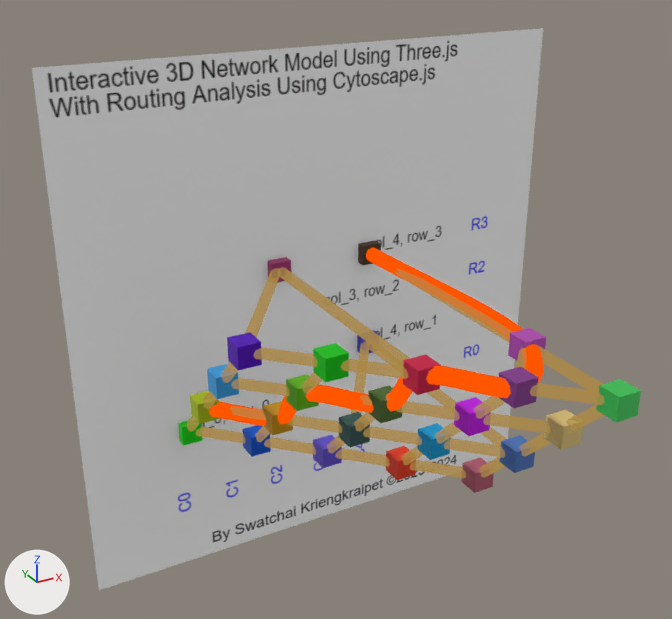
The glTF model threejs_scene2.gltf as it was, and as the next commit left it.
The view is the same before and after, from a camera (50 mm lens) standing at (-8.08, -15.22, 7.48) and looking at (-1.03, -2.4, 1.07). The lights are fixed; the arrows at lower left show +X, +Y and +Z. Where no turn or scale is listed for an object, it has been applied to the vertices. Vertices at the same position are counted once.
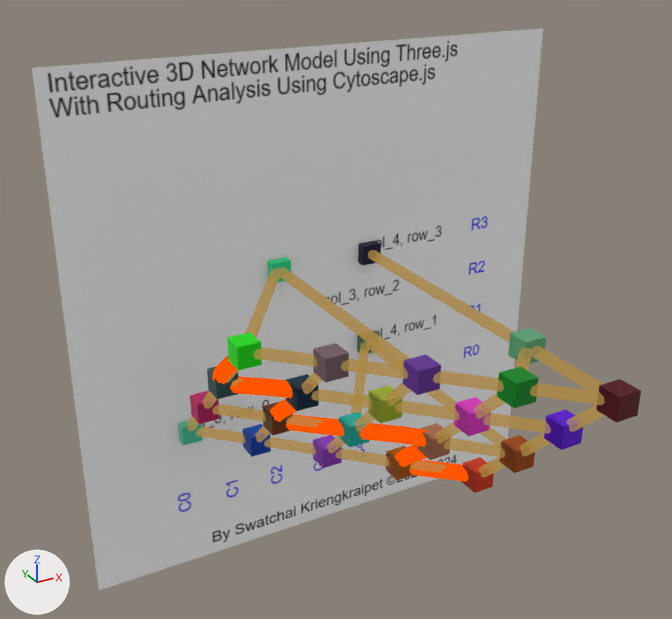
Changed parts and their boxes [x1, y1, x2, y2] in the pictures (672 x 619 px):
```json
{"object": "Mesh_64", "change": "reshaped", "before": [209, 247, 543, 426], "after": [212, 356, 469, 482]}
{"object": "Mesh_33", "change": "recoloured", "before": [596, 379, 641, 423], "after": [596, 379, 641, 423], "on screen": "green to brown"}
{"object": "Mesh_26", "change": "recoloured", "before": [497, 366, 538, 408], "after": [497, 366, 538, 408], "on screen": "purple to green"}
{"object": "Mesh_19", "change": "recoloured", "before": [403, 355, 441, 395], "after": [403, 355, 441, 395], "on screen": "red to purple"}
{"object": "Mesh_12", "change": "recoloured", "before": [313, 343, 349, 382], "after": [313, 343, 349, 382]}
{"object": "Mesh_5", "change": "recoloured", "before": [227, 332, 262, 370], "after": [227, 332, 262, 370], "on screen": "purple to green"}
{"object": "Mesh_31", "change": "recoloured", "before": [544, 410, 583, 450], "after": [544, 410, 583, 450], "on screen": "yellow to purple"}
{"object": "Mesh_29", "change": "recoloured", "before": [499, 435, 535, 473], "after": [499, 435, 535, 473], "on screen": "blue to brown"}
{"object": "Mesh_17", "change": "recoloured", "before": [368, 385, 403, 423], "after": [368, 385, 403, 423], "on screen": "green to yellow"}
{"object": "Mesh_54", "change": "recoloured", "before": [508, 328, 546, 364], "after": [508, 328, 546, 364], "on screen": "pink to green"}
{"object": "Mesh_10", "change": "recoloured", "before": [286, 374, 319, 411], "after": [286, 374, 319, 411], "on screen": "green to blue"}
{"object": "Mesh_22", "change": "recoloured", "before": [417, 423, 451, 460], "after": [417, 423, 451, 460], "on screen": "blue to brown"}
{"object": "Mesh_28", "change": "recoloured", "before": [461, 457, 494, 493], "after": [461, 457, 494, 493], "on screen": "brown to red"}
{"object": "Mesh_3", "change": "recoloured", "before": [207, 364, 239, 399], "after": [207, 364, 239, 399], "on screen": "blue to cyan"}
{"object": "Mesh_15", "change": "recoloured", "before": [339, 412, 370, 447], "after": [339, 412, 370, 447]}
{"object": "Mesh_21", "change": "recoloured", "before": [386, 446, 416, 480], "after": [386, 446, 416, 480], "on screen": "red to brown"}
{"object": "Mesh_1", "change": "recoloured", "before": [190, 391, 220, 424], "after": [190, 391, 220, 424], "on screen": "yellow to purple"}
{"object": "Mesh_8", "change": "recoloured", "before": [263, 401, 293, 435], "after": [263, 401, 293, 435]}
{"object": "Mesh_0", "change": "recoloured", "before": [178, 420, 203, 446], "after": [178, 420, 203, 446]}
```

Edits to the scene script, one JSON object a line:
```json
{"op": "set", "path": "mat_material_0.base_color", "old": "(0.00972, 0.831, 0.00273)", "new": "(0.0976, 0.723, 0.434)", "note": "green #19eb09 -> green #58ddb0"}
{"op": "set", "path": "mat_material_1.base_color", "old": "(0.485, 0.61, 0.00212)", "new": "(0.591, 0.0168, 0.153)", "note": "yellow #b9cd07 -> pink #ca236d"}
{"op": "set", "path": "mat_material_3.base_color", "old": "(0.0545, 0.423, 0.88)", "new": "(0.0331, 0.107, 0.0976)", "note": "blue #42aef1 -> dark cyan #335c58"}
{"op": "set", "path": "mat_material_5.base_color", "old": "(0.107, 0.000911, 0.591)", "new": "(0.0137, 0.939, 0.00304)", "note": "purple #5c03ca -> green #1ff80a"}
{"op": "set", "path": "mat_material_8.base_color", "old": "(0.701, 0.342, 0.00212)", "new": "(0.198, 0.0513, 0.00518)", "note": "yellow #da9e07 -> brown #7b4010"}
{"op": "set", "path": "mat_material_10.base_color", "old": "(0.15, 0.546, 0.00402)", "new": "(0.00121, 0.0307, 0.0685)", "note": "green #6cc30d -> dark blue #04314a"}
{"op": "set", "path": "mat_material_12.base_color", "old": "(0.00439, 0.68, 0.00304)", "new": "(0.227, 0.147, 0.168)", "note": "green #0ed70a -> brown #836b72"}
{"op": "set", "path": "mat_material_15.base_color", "old": "(0.0482, 0.125, 0.112)", "new": "(0.0152, 0.533, 0.423)", "note": "dark cyan #3e635e -> cyan #21c1ae"}
{"op": "set", "path": "mat_material_17.base_color", "old": "(0.0953, 0.184, 0.0307)", "new": "(0.445, 0.539, 0.0252)", "note": "dark green #577731 -> yellow #b2c22c"}
{"op": "set", "path": "mat_material_19.base_color", "old": "(0.745, 0.0116, 0.0782)", "new": "(0.165, 0.0409, 0.381)", "note": "pink #e01c4f -> purple #7139a6"}
{"op": "set", "path": "mat_material_21.base_color", "old": "(1.0, 0.0578, 0.0176)", "new": "(0.503, 0.12, 0.0)", "note": "red #ff4424 -> orange #bc6100"}
{"op": "set", "path": "mat_material_22.base_color", "old": "(0.00212, 0.413, 0.791)", "new": "(0.521, 0.195, 0.0887)", "note": "cyan #07ace6 -> orange #bf7a54"}
{"op": "set", "path": "mat_material_26.base_color", "old": "(0.296, 0.0561, 0.332)", "new": "(0.000607, 0.314, 0.0194)", "note": "purple #94439c -> green #029826"}
{"op": "set", "path": "mat_material_28.base_color", "old": "(0.558, 0.136, 0.202)", "new": "(0.791, 0.0482, 0.0103)", "note": "pink #c5677c -> red #e63e1a"}
{"op": "set", "path": "mat_material_29.base_color", "old": "(0.0953, 0.223, 0.604)", "new": "(0.445, 0.0844, 0.0)", "note": "blue #5782cc -> brown #b25200"}
{"op": "set", "path": "mat_material_31.base_color", "old": "(0.88, 0.658, 0.238)", "new": "(0.15, 0.00152, 0.847)", "note": "yellow #f1d486 -> purple #6c05ed"}
{"op": "set", "path": "mat_material_33.base_color", "old": "(0.0648, 0.68, 0.125)", "new": "(0.12, 0.00402, 0.0137)", "note": "green #48d763 -> dark red #610d1f"}
{"op": "set", "path": "mat_material_54.base_color", "old": "(0.571, 0.0908, 0.558)", "new": "(0.15, 0.485, 0.238)", "note": "pink #c755c5 -> green #6cb986"}
{"block": "me_mesh_64", "where": "# used by ob_mesh_64; location = (0.0, 0.0, 0.0)"}
{"op": "remove", "block": "me_mesh_64", "code": "me_mesh_64.from_pydata(...)  # 648 vertices, 1280 faces; spans x -3.11..1.33, y -6.15..0.0, z -1.22..1.22"}
{"op": "add", "block": "me_mesh_64", "code": "me_mesh_64.from_pydata(...)  # 648 vertices, 1280 faces; spans x -3.22..1.11, y -4.14..-1.87, z -2.22..1.11"}
{"block": "me_mesh_64", "change": "me_mesh_64 part 1: 648 of 648 vertices moved; they spanned x -3.11..1.33, y -6.15..0.0, z -1.22..1.22 and now span x -3.22..1.11, y -4.14..-1.87, z -2.22..1.11; mean shift (-0.95, 0.41, -1.26); largest move (1.15, 0.0, 0.98) -> (0.89, -4.11, -2.0)"}
```
